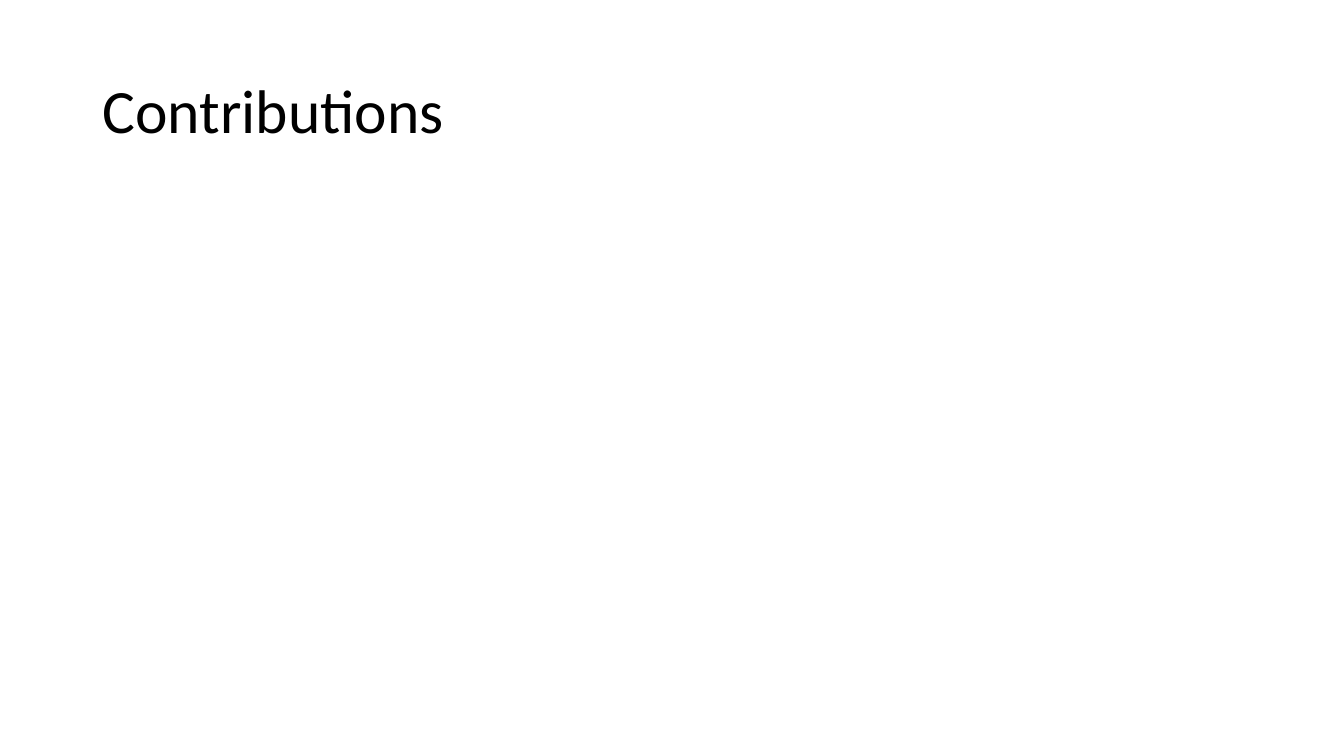
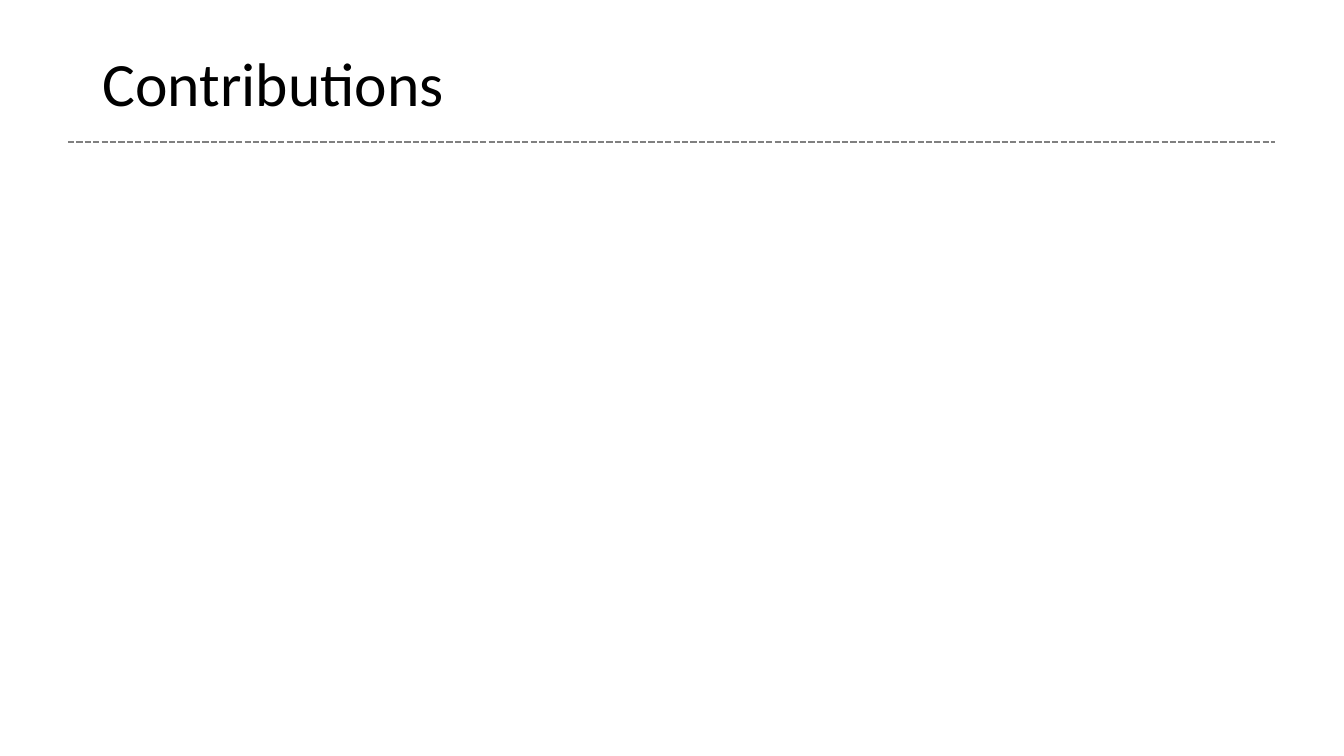
Before and after one commit to glenntu15/BuildVoterDatabase, a slide deck: slide 19 of Proj_presentation.pptx (slide 17 before the commit). Drawn at 1344x756 pixels with LibreOffice and Linux fonts; fonts in the diff are those of the drawing. Boxes give left, top, right and bottom in pixels: in the first picture for what was removed or moved away, otherwise in the second. Text is boxed around its words. In the diff, an @@ line names an element or a change of style, - is before the commit and + after.

```diff
--- a/Proj_presentation.pptx
+++ b/Proj_presentation.pptx
@@ title "Contributions": place and size @@
-title "Contributions" at (102, 90, 443, 134)
+title "Contributions" at (102, 63, 443, 107)
@@ line added from (68, 142) to (1275, 142), #808080 1.5 pt dashed @@
```
Also in this commit, not shown: 5 other slides changed, 4 slides added, 1 slide removed.
